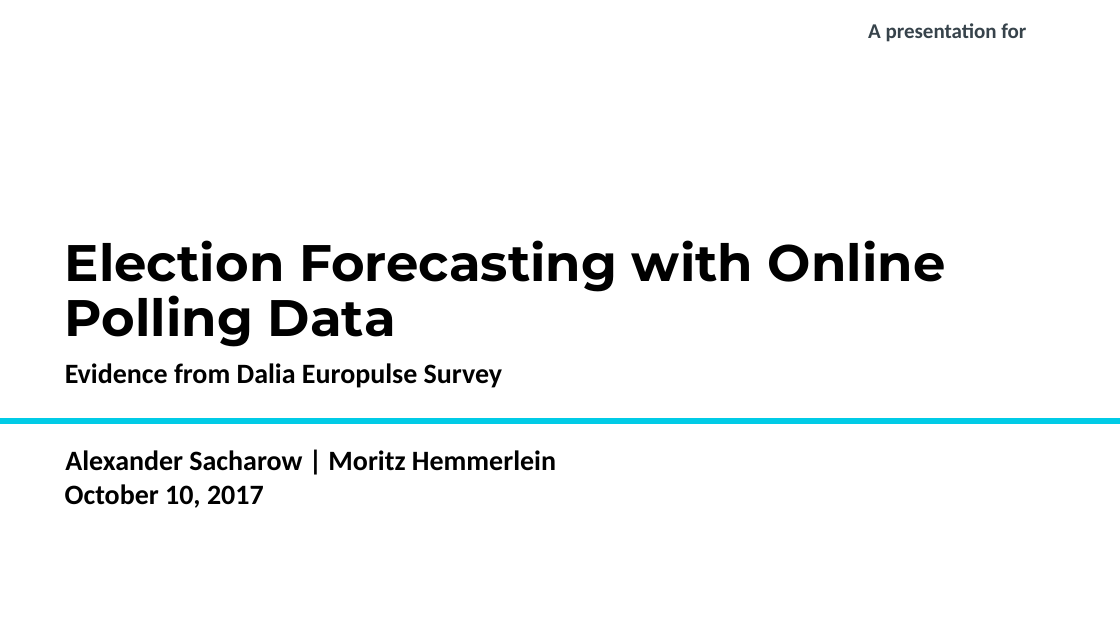
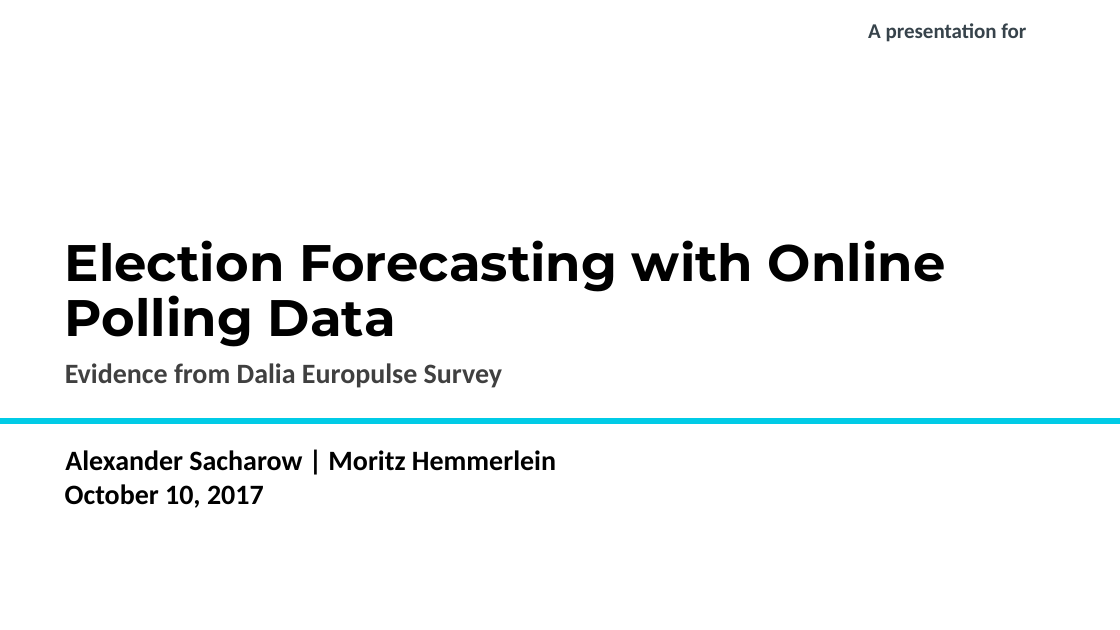
Before and after one commit to Corrod3/ElectionForecasting, a slide deck: slide 1 of Dalia Presentation/20171006_Dalia_Lunchtime Talk_Election Forecasting_v2.pptx. Drawn at 1120x630 pixels with LibreOffice and Linux fonts; fonts in the diff are those of the drawing; background and template pictures are left out. Boxes give left, top, right and bottom in pixels: in the first picture for what was removed or moved away, otherwise in the second. Text is boxed around its words. In the diff, an @@ line names an element or a change of style, - is before the commit and + after.

```diff
--- a/Dalia Presentation/20171006_Dalia_Lunchtime Talk_Election Forecasting_v2.pptx
+++ b/Dalia Presentation/20171006_Dalia_Lunchtime Talk_Election Forecasting_v2.pptx
@@ subtitle "Evidence from Dalia Europulse Survey" at <box>65,363,503,388</box>: text colour #000000 to #404040 @@
```
Also in this commit, not shown: 13 other slides changed, 1 slide added, 2 slides removed.
